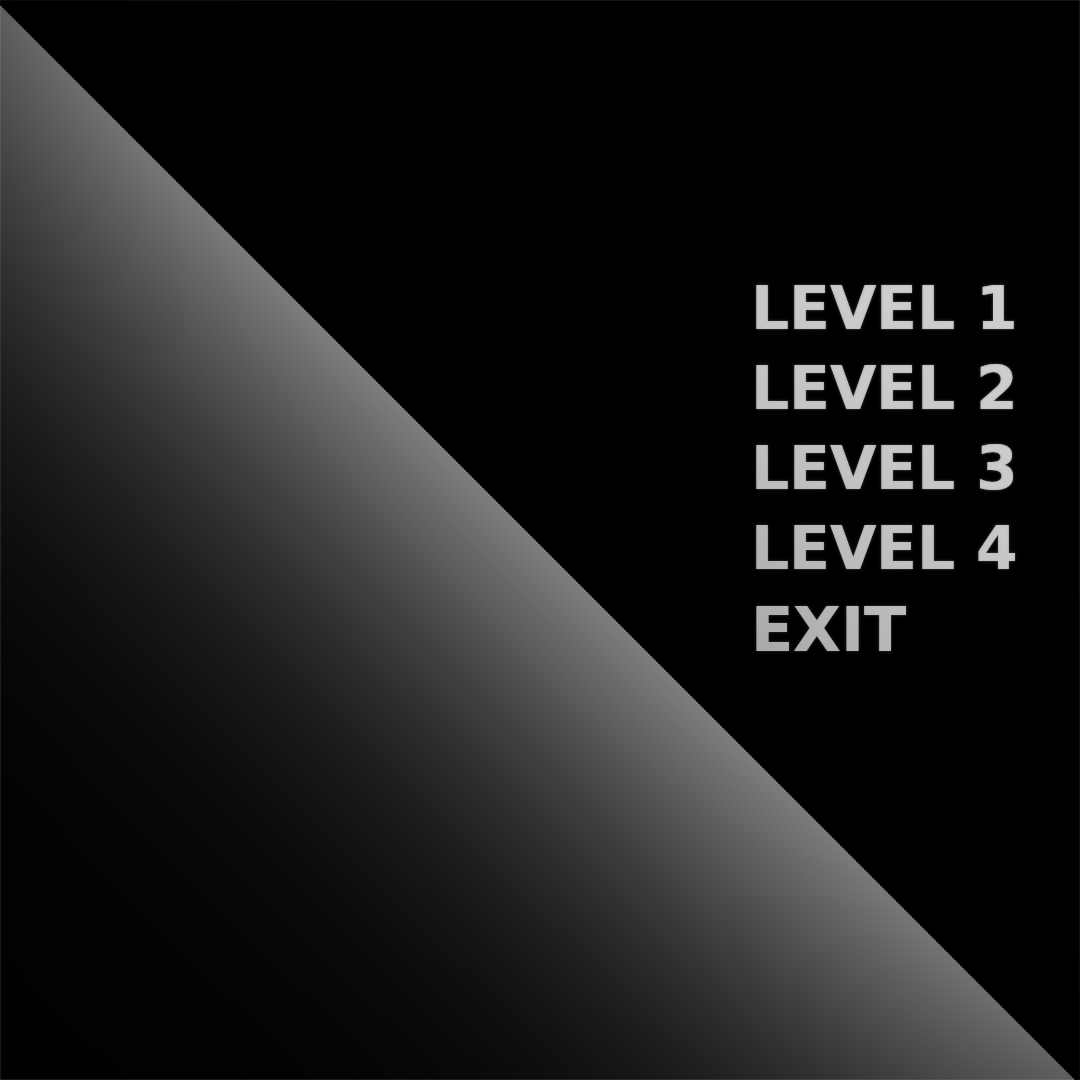
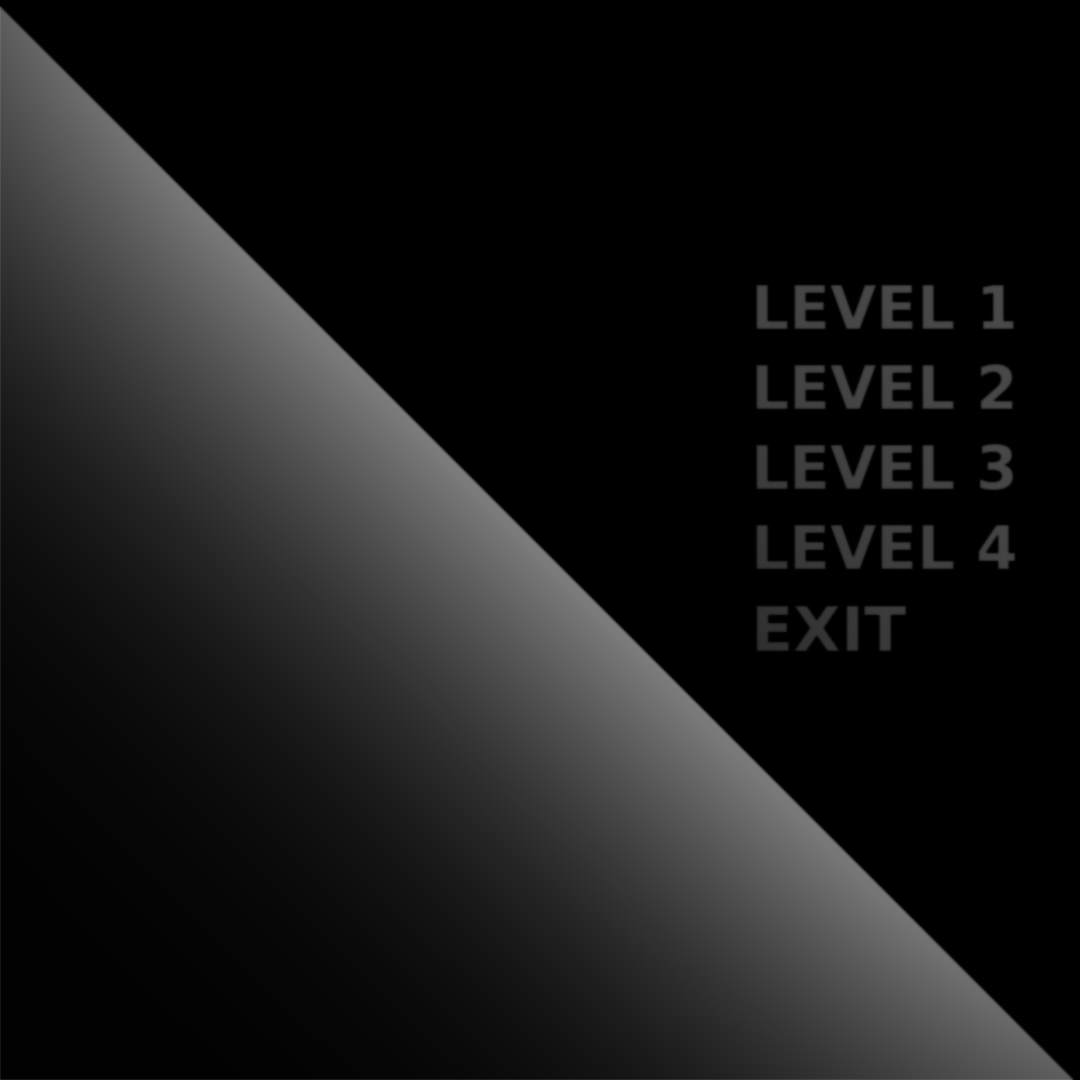
Layered file, before and after one edit (1080px x 1080px). Changes by layer:
moved "變換 #1" above "貼上的圖層 #1" over (x1=0, y1=0, x2=1080, y2=1080)
"貼上的圖層 #1": blend normal → erase, painted on it over (x1=0, y1=0, x2=1080, y2=1080)
showed "圖層", moved it into group "圖層群組 複本", painted on it over (x1=0, y1=0, x2=1080, y2=1080)
